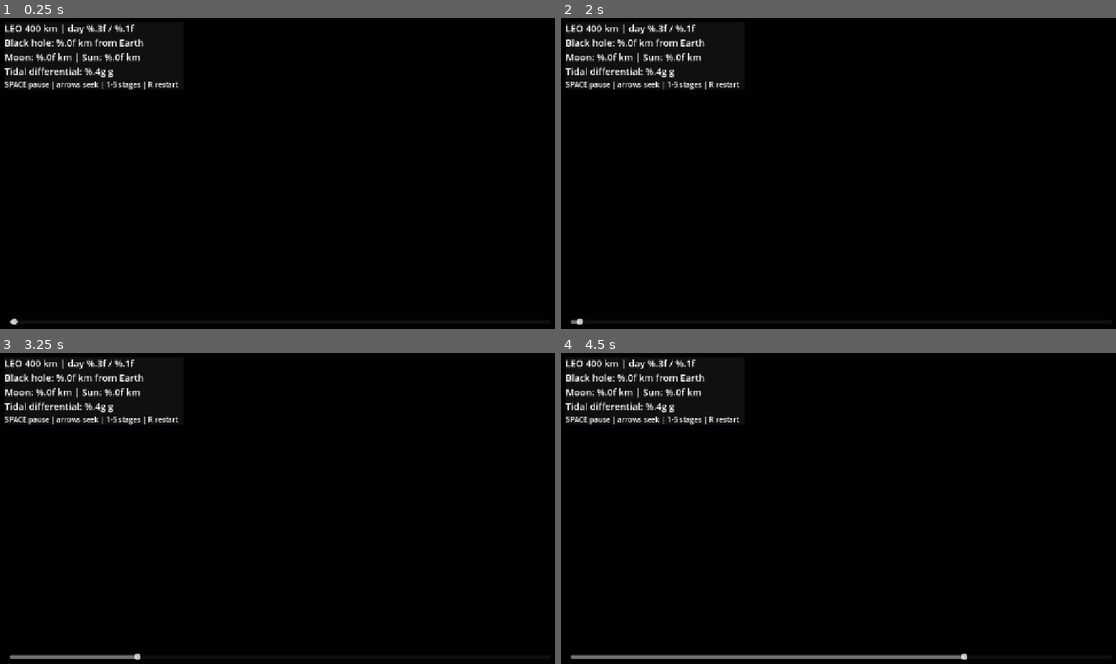
Above: before the commit, frames 1-4 (two rows, left to right).
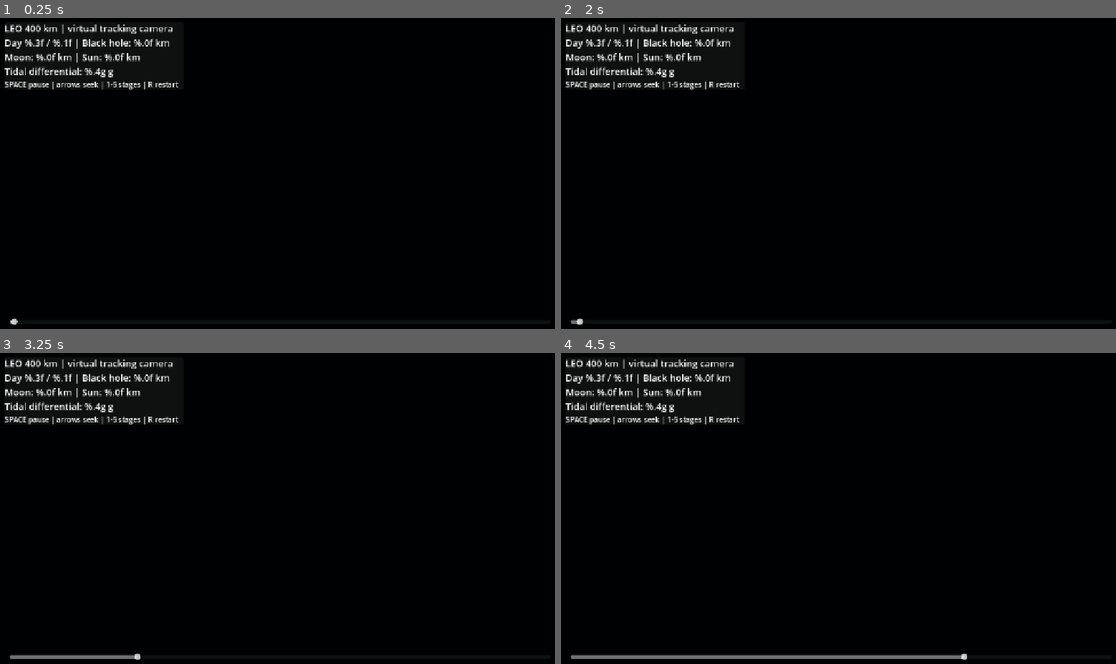
Above: after the commit, the same moments.

Repository: lisu188/3d
Game: Godot game, scene res://leo_3d.tscn
Two runs of this game, one before a commit and one after it. Both use one fixed random seed, a clock stepped at 60 frames per second and the inputs below.
Inputs (mouse positions are in pixels of both pictures, inside the frame that each line leads up to):
- Up to frame 1 (0.25 s): no input
- Up to frame 2 (2 s): tap Enter at 0.5 s; move the mouse to (966, 157) at 0.52 s; hold Right 0.53-1.25 s; tap R at 0.6 s; click (966, 157) at 0.67 s; tap Space at 0.77, 1.25 s; drag from (727, 189) to (810, 238) at 1.27 s
- Up to frame 3 (3.25 s): tap Enter at 2 s; move the mouse to (338, 436) at 2.02 s; hold Right 2.03-2.75 s; tap 2 at 2.1 s; tap Space at 2.75 s; drag from (249, 573) to (105, 461) at 2.77 s
- Up to frame 4 (4.5 s): tap Enter at 3.5 s; move the mouse to (1010, 558) at 3.52 s; hold Left 3.53-4.25 s; tap 4 at 3.6 s; tap Space at 3.77, 4.25 s; drag from (666, 461) to (755, 427) at 4.27 s

The runs differ from the first frame. In frame 1, 0.8% of the frame differs, in the area x 1-32%, y 2-10%; in frame 2, 0.8%; in frame 3, 0.8%; in frame 4, 0.8%.

Commit message:
fix: use stabilized physically sampled LEO camera to keep flyby visible

Diff:
--- a/black-hole-flyby/scripts/leo_3d.gd
+++ b/black-hole-flyby/scripts/leo_3d.gd
@@ -14,6 +14,7 @@
 @export var visual_exaggeration := 1.0
 @export var earth_exposure := 1.0
 @export var playback_speed := 1.0
+@export var stabilized_leo_camera := true
 
 var data := OrbitData.new()
 var camera: Camera3D
@@ -187,44 +188,60 @@
 	return vector.normalized()
 
 func _apply_time() -> void:
-	var day := data.duration_days * (elapsed / duration_seconds)
-	var row := data.sample_at_day(day)
+	var day: float = data.duration_days * (elapsed / duration_seconds)
+	var row: PackedFloat64Array = data.sample_at_day(day)
 	if row.size() != 25:
 		return
-	var orbit_offset := _orbit_vector(day * 86400.0)
-	var camera_position := orbit_offset * (6.3710084 + 0.4)
+	var black_hole_dir: Vector3 = _relative_direction(row, 3)
+	var orbit_offset: Vector3 = _orbit_vector(day * 86400.0)
+	if stabilized_leo_camera:
+		var reference_up: Vector3 = Vector3.UP
+		orbit_offset = reference_up - black_hole_dir * reference_up.dot(black_hole_dir)
+		if orbit_offset.length() < 0.1:
+			reference_up = Vector3.FORWARD
+			orbit_offset = reference_up - black_hole_dir * reference_up.dot(black_hole_dir)
+		orbit_offset = orbit_offset.normalized()
+	var camera_position: Vector3 = orbit_offset * (6.3710084 + 0.4)
 	camera.position = camera_position
-	var outward := orbit_offset.normalized()
-	var bore := (Vector3.UP - outward * outward.dot(Vector3.UP)).normalized()
-	if bore.length() < 0.1:
-		bore = Vector3.RIGHT
-	var tangent := bore.cross(outward).normalized()
-	var look_direction := (outward * 0.24 + tangent * 0.97).normalized()
+	var outward: Vector3 = orbit_offset.normalized()
+	var look_direction: Vector3
+	if stabilized_leo_camera:
+		look_direction = (black_hole_dir - outward * 0.10).normalized()
+	else:
+		var bore: Vector3 = (Vector3.UP - outward * outward.dot(Vector3.UP)).normalized()
+		if bore.length() < 0.1:
+			bore = Vector3.RIGHT
+		var tangent: Vector3 = bore.cross(outward).normalized()
+		look_direction = (outward * 0.24 + tangent * 0.97).normalized()
 	camera.look_at(camera_position + look_direction, outward)
-	var sun_vector := _relative_direction(row, 0)
-	var km_per_au := OrbitData.AU_M * 0.001
+	var km_per_au: float = OrbitData.AU_M * 0.001
+	var observer: Vector3 = _position(row, 1) + camera_position * (1000.0 / km_per_au)
+	var sun_vector: Vector3 = _relative_direction(row, 0)
 	var names := [0, 2, 3]
 	for k in range(3):
 		var index: int = names[k]
-		var direction := _relative_direction(row, index)
-		var distance_km := data.separation_au(row, 1, index) * km_per_au
-		var angular_radius := atan(RADIUS_KM[index] / max(distance_km, 1.0))
-		var node := render_nodes[k]
+		var relative: Vector3 = _position(row, index) - observer
+		var direction: Vector3 = relative.normalized()
+		var distance_km: float = relative.length() * km_per_au
+		var angular_radius: float = atan(RADIUS_KM[index] / max(distance_km, 1.0))
+		var node: MeshInstance3D = render_nodes[k]
 		node.global_position = camera.global_position + direction * 500.0
-		var displayed_radius := 500.0 * tan(angular_radius) * visual_exaggeration
+		var displayed_radius: float = 500.0 * tan(angular_radius) * visual_exaggeration
 		if index == 3:
-			displayed_radius = max(displayed_radius, 0.13)
+			displayed_radius = max(displayed_radius, clampf(1.5 * pow(139000000.0 / max(distance_km, 1.0), 0.8), 1.5, 30.0))
 		elif index == 2:
-			displayed_radius = max(displayed_radius, 0.12)
+			displayed_radius = max(displayed_radius, 2.0)
+		elif index == 0:
+			displayed_radius = max(displayed_radius, 2.0)
 		node.scale = Vector3.ONE * displayed_radius
 		if index == 3:
 			node.look_at(camera.global_position, Vector3.UP)
-	var sun_light := get_node("Sunlight") as DirectionalLight3D
+	var sun_light: DirectionalLight3D = get_node("Sunlight") as DirectionalLight3D
 	sun_light.look_at(sun_light.global_position - sun_vector, Vector3.UP)
-	var earth_material := earth.material_override as ShaderMaterial
+	var earth_material: ShaderMaterial = earth.material_override as ShaderMaterial
 	earth_material.set_shader_parameter("sun_direction", sun_vector)
 	earth_material.set_shader_parameter("rotation_angle", day * TAU)
-	view_label.text = "LEO 400 km | day %.3f / %.1f\nBlack hole: %.0f km from Earth\nMoon: %.0f km | Sun: %.0f km\nTidal differential: %.4g g" % [day, data.duration_days, data.separation_km(row, 1, 3), data.separation_km(row, 1, 2), data.separation_km(row, 1, 0), data.earth_tide_g(row)]
+	view_label.text = "LEO 400 km | virtual tracking camera\nDay %.3f / %.1f | Black hole: %.0f km\nMoon: %.0f km | Sun: %.0f km\nTidal differential: %.4g g" % [day, data.duration_days, data.separation_km(row, 1, 3), data.separation_km(row, 1, 2), data.separation_km(row, 1, 0), data.earth_tide_g(row)]
 	if timeline != null:
 		timeline.set_value_no_signal(elapsed)
 
Not shown, changed: black-hole-flyby/LEO3D.md
